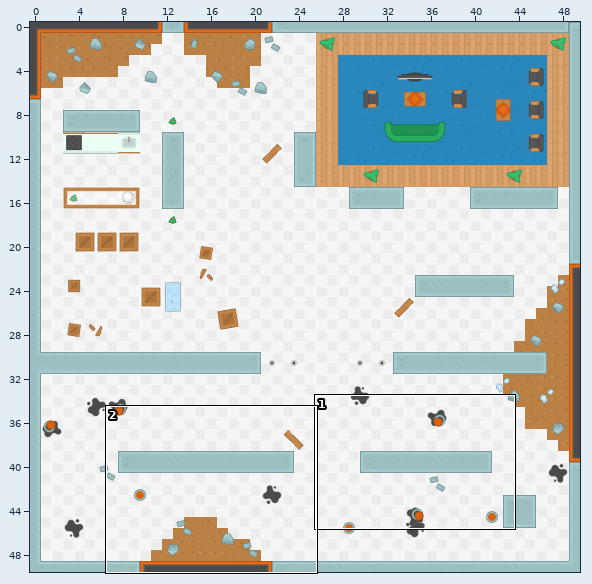
An edit to a level. Tiled map (JSON), Brainstein/assets/tilemaps/laboratorio.json. The first picture is a wide view before the edit; the outline marks the close-up.
Close-up. First the earlier version:
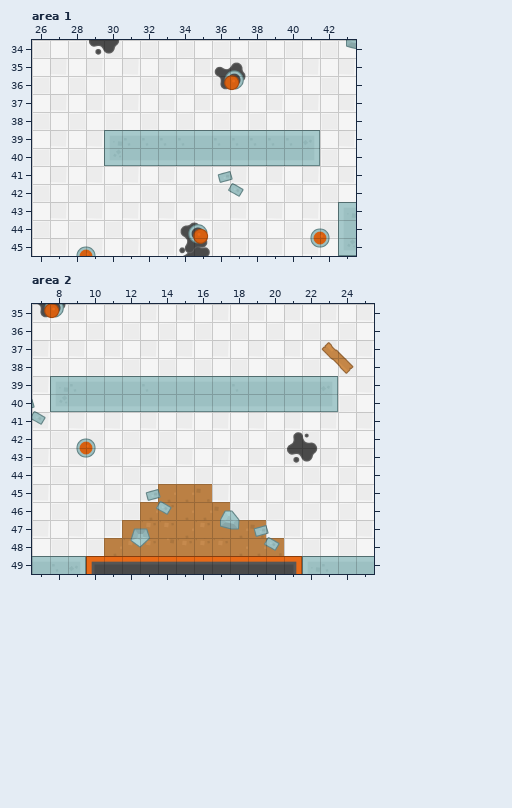
Cells are 64x64 px. Shown: area 1 x 26..43, y 34..45; area 2 x 7..25, y 35..49. The commit also changed other parts of the map, which this record leaves out.
After the commit:
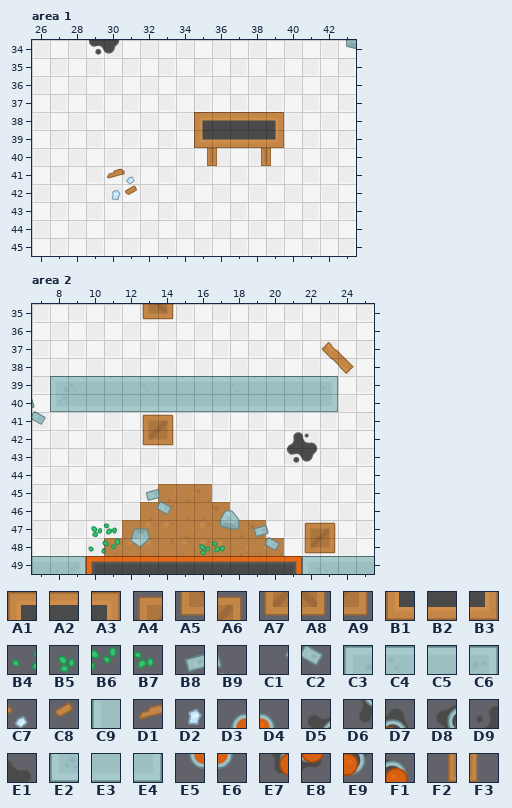
Key: from "tilesheet_complete_2X": A1 464, A2 465, A3 467, A4 472, A5 472 turned 270, A6 473, A7 526, A8 526 turned 270, A9 527, B1 626, B2 628, B3 629, B4 802 turned 270, B5 803 turned 270, B6 856 turned 270, B7 857 turned 270, B8 1008, B9 1009, C1 1062, C2 1063, C3 1094, C4 1095, C5 1096, C6 1097, C7 1124 turned 90, C8 1125 turned 90, C9 1148, D1 1178 turned 90, D2 1179 turned 90, D3 1228, D4 1229, D5 1230, D6 1230 turned 270, D7 1231, D8 1231 turned 270, D9 1232, E1 1233, E2 1256, E3 1257, E4 1259, E5 1282, E6 1283, E7 1284, E8 1284 turned 270, E9 1285, F1 1285 turned 270, F2 1808, F3 1809.
__ is an empty cell.
The exact change:
Layer "backgroundLayer2", area 1:
y 40: x 35..36 __ __ -> F2 F3; x 38..39 __ __ -> F2 F3
y 41: x 30..31 __ __ -> D1 C7; x 36..37 B8 B9 -> __ __
y 42: x 30..31 __ __ -> D2 C8; x 36..37 C1 C2 -> __ __
y 45: x 34..35 D9 E1 -> __ __
Layer "collisionLayer", area 1:
y 35: x 36..37 D5 D7 -> __ __
y 36: x 36..37 E7 E9 -> __ __
y 38: x 35..39 __ __ __ __ __ -> A1 A2 A2 A2 A3
y 39: x 30..41 C3 C4 C4 C4 C4 C5 C4 C4 C4 C4 C4 C6 -> __ __ __ __ __ B1 B2 B2 B2 B3 __ __
y 40: x 30..41 E2 E3 E3 E3 E3 E3 E3 E3 E3 E3 E3 E4 -> __ __ __ __ __ __ __ __ __ __ __ __
y 43: x 43 C3 -> __
y 44: x 34..35 D8 F1 -> __ __; x 41..43 D3 D4 C9 -> __ __ __
y 45: x 28..29 D3 D4 -> __ __; x 34..35 D6 E8 -> __ __; x 41..43 E5 E6 E2 -> __ __ __
Layer "backgroundLayer2", area 2:
y 47: x 10..11 __ __ -> B5 B7
y 48: x 10..11 __ __ -> B4 B6; x 16..17 __ __ -> B5 B7
Layer "collisionLayer", area 2:
y 35: x 7..8 E7 E9 -> __ __; x 13..14 __ __ -> A5 A8
y 41: x 13..14 __ __ -> A4 A6
y 42: x 9..10 D3 D4 -> __ __; x 13..14 __ __ -> A7 A9
y 43: x 9..10 E5 E6 -> __ __
y 47: x 22..23 __ __ -> A4 A6
y 48: x 22..23 __ __ -> A7 A9
